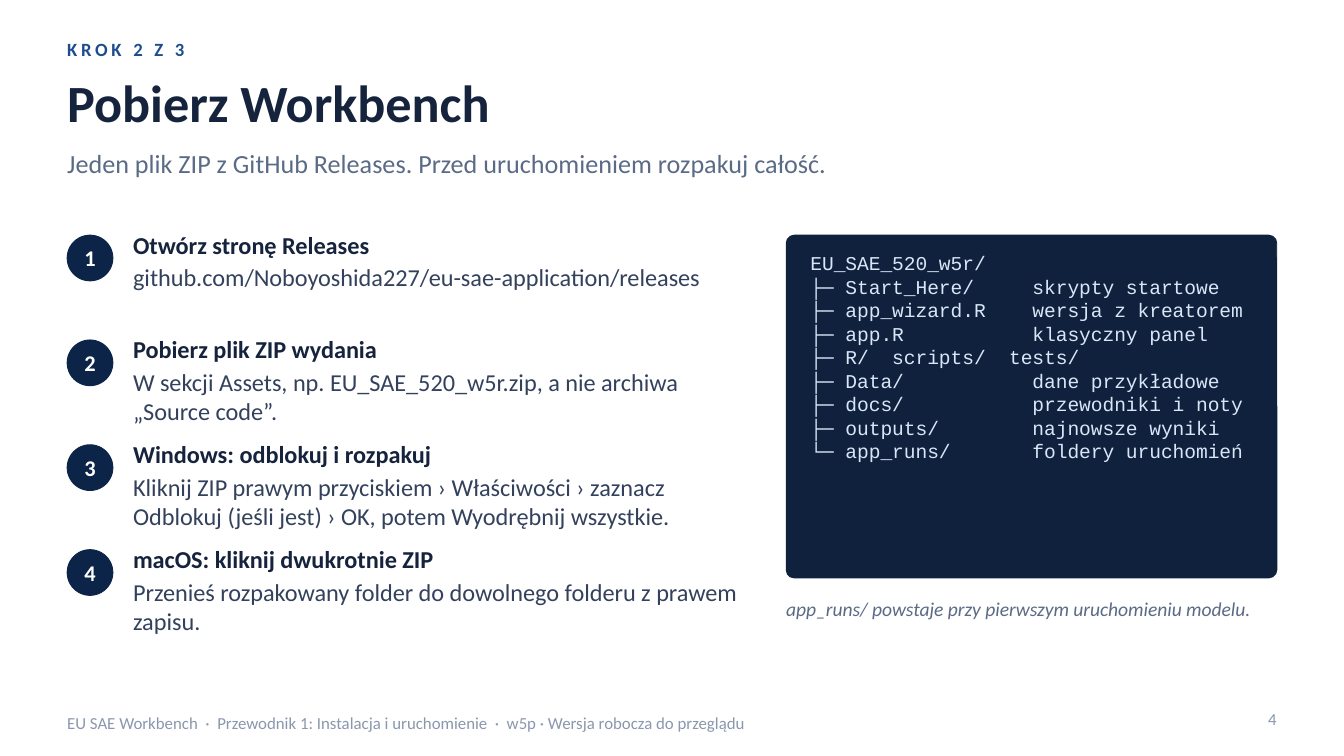
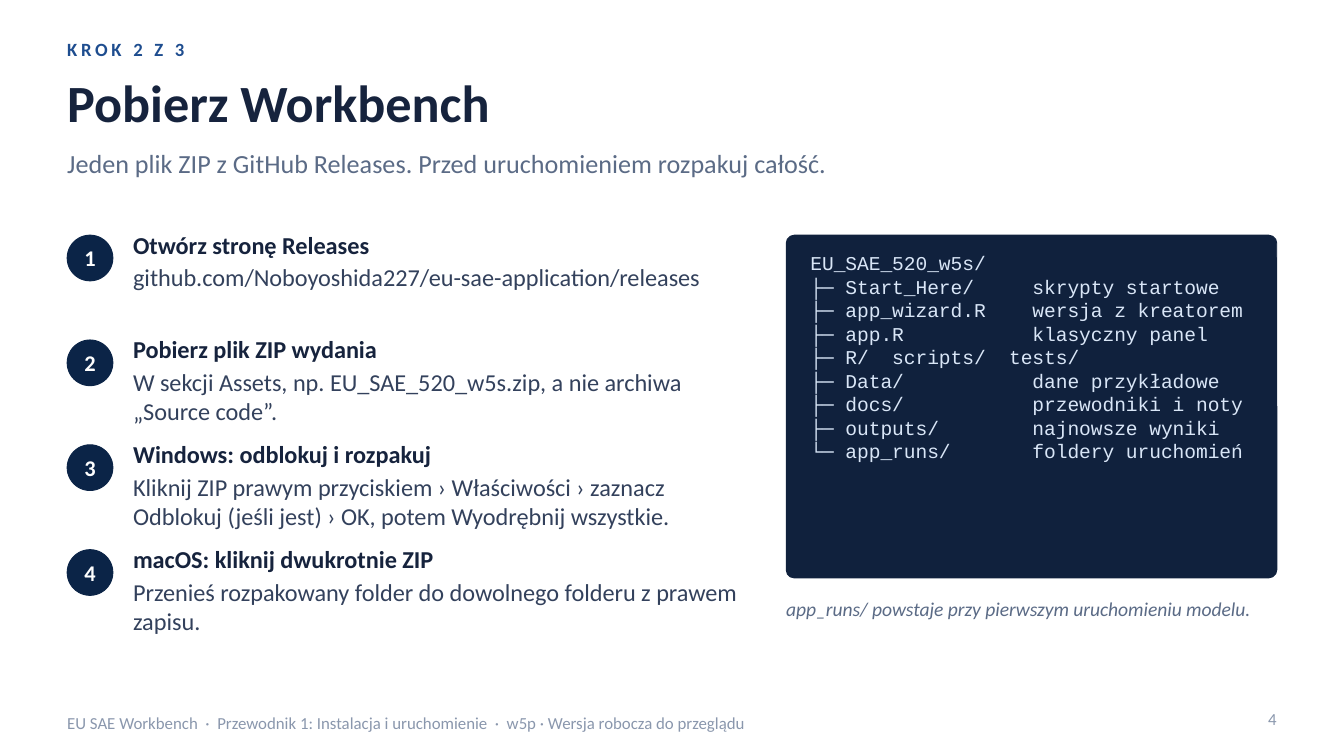
Before and after one commit to Noboyoshida227/eu-sae-application, a slide deck: slide 4 of docs/instructions/Polish/EU_SAE_Workbench_Guide_1_Install_and_Start_PL.pptx. Drawn at 1344x756 pixels with LibreOffice and Linux fonts; fonts in the diff are those of the drawing. Boxes give left, top, right and bottom in pixels: in the first picture for what was removed or moved away, otherwise in the second. Text is boxed around its words. In the diff, an @@ line names an element or a change of style, - is before the commit and + after.

```diff
--- a/docs/instructions/Polish/EU_SAE_Workbench_Guide_1_Install_and_Start_PL.pptx
+++ b/docs/instructions/Polish/EU_SAE_Workbench_Guide_1_Install_and_Start_PL.pptx
@@ text at [810, 257, 985, 272]: text changed @@
-EU_SAE_520_w5r/
+EU_SAE_520_w5s/
@@ text at [133, 374, 682, 424]: text changed @@
-W sekcji Assets, np. EU_SAE_520_w5r.zip, a nie archiwa „Source code”.
+W sekcji Assets, np. EU_SAE_520_w5s.zip, a nie archiwa „Source code”.
```
Also in this commit, not shown: 32 other files.
